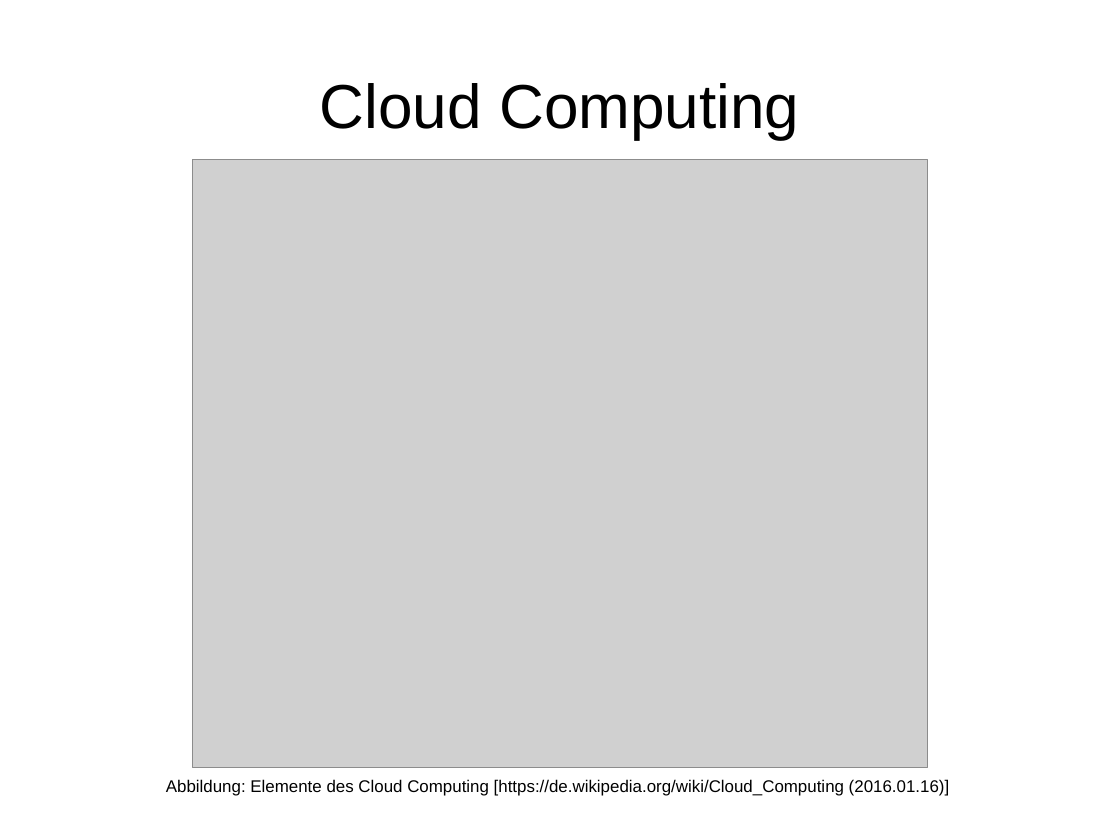
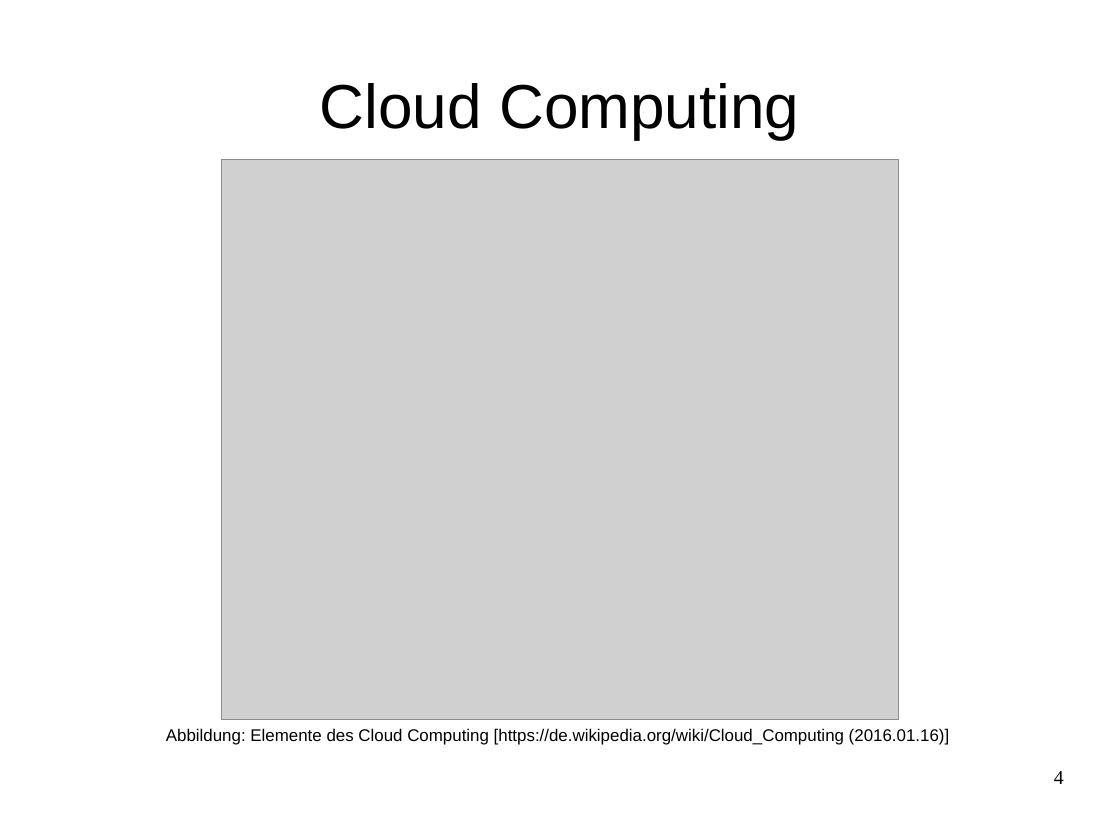
Before and after one commit to celentanos/inora, a slide deck: slide 4 of inora_vortrag.odp. Drawn at 1120x840 pixels with LibreOffice and Linux fonts; fonts in the diff are those of the drawing; grey boxes stand for pictures. Boxes give left, top, right and bottom in pixels: in the first picture for what was removed or moved away, otherwise in the second. Text is boxed around its words. In the diff, an @@ line names an element or a change of style, - is before the commit and + after.

```diff
--- a/inora_vortrag.odp
+++ b/inora_vortrag.odp
@@ picture: place and size @@
-picture at <box>193,160,928,767</box>
+picture at <box>222,160,898,720</box>
@@ text "Abbildung: Elemente des Cloud Computing ...": place and size @@
-text "Abbildung: Elemente des Cloud Computing ..." at <box>166,779,950,796</box>
+text "Abbildung: Elemente des Cloud Computing ..." at <box>166,728,950,745</box>
@@ page number added at <box>1054,771,1064,784</box>, 14 pt, text #000000 @@
+4
```
Also in this commit, not shown: 6 other slides changed, 1 slide added, 10 other files.
